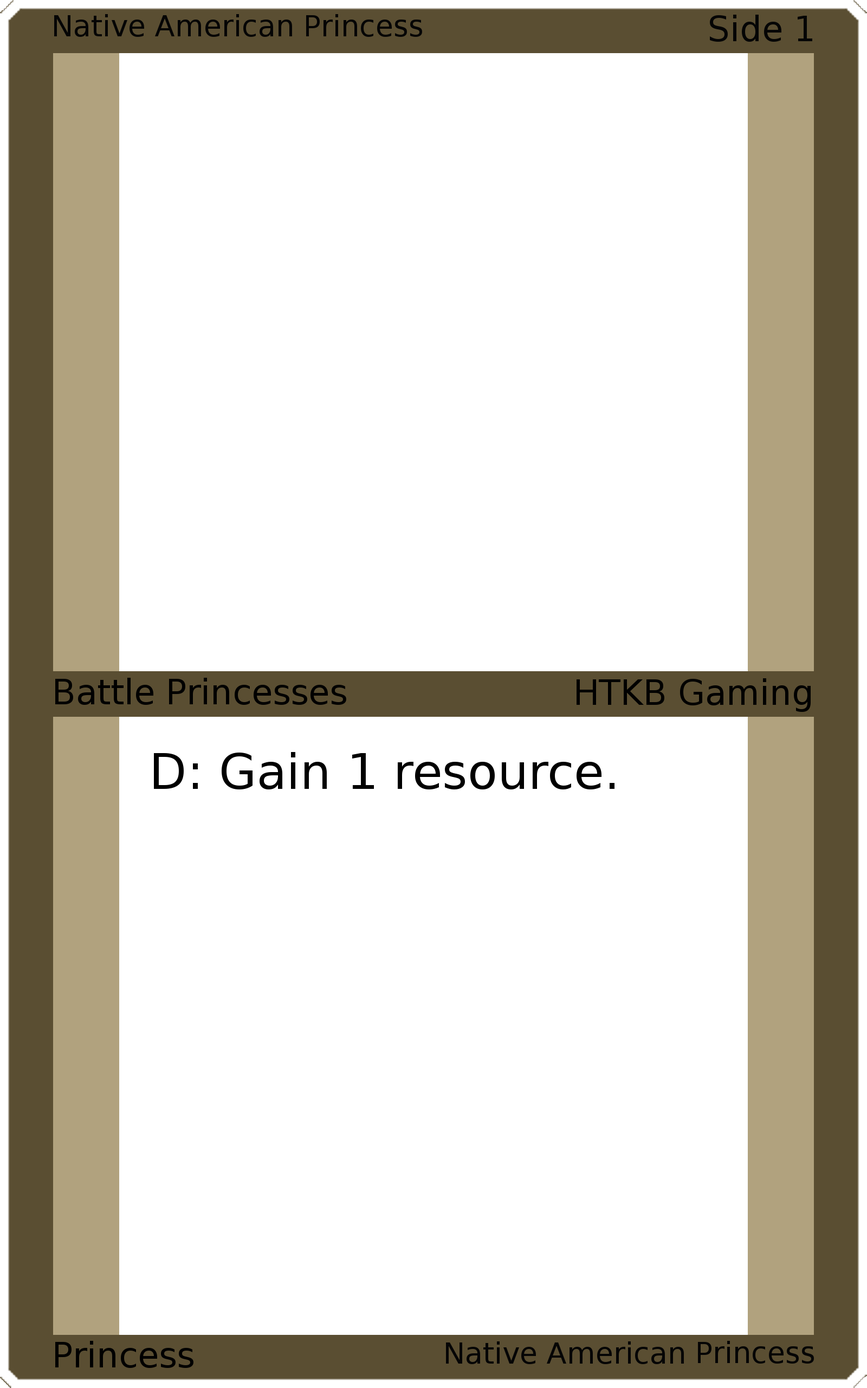
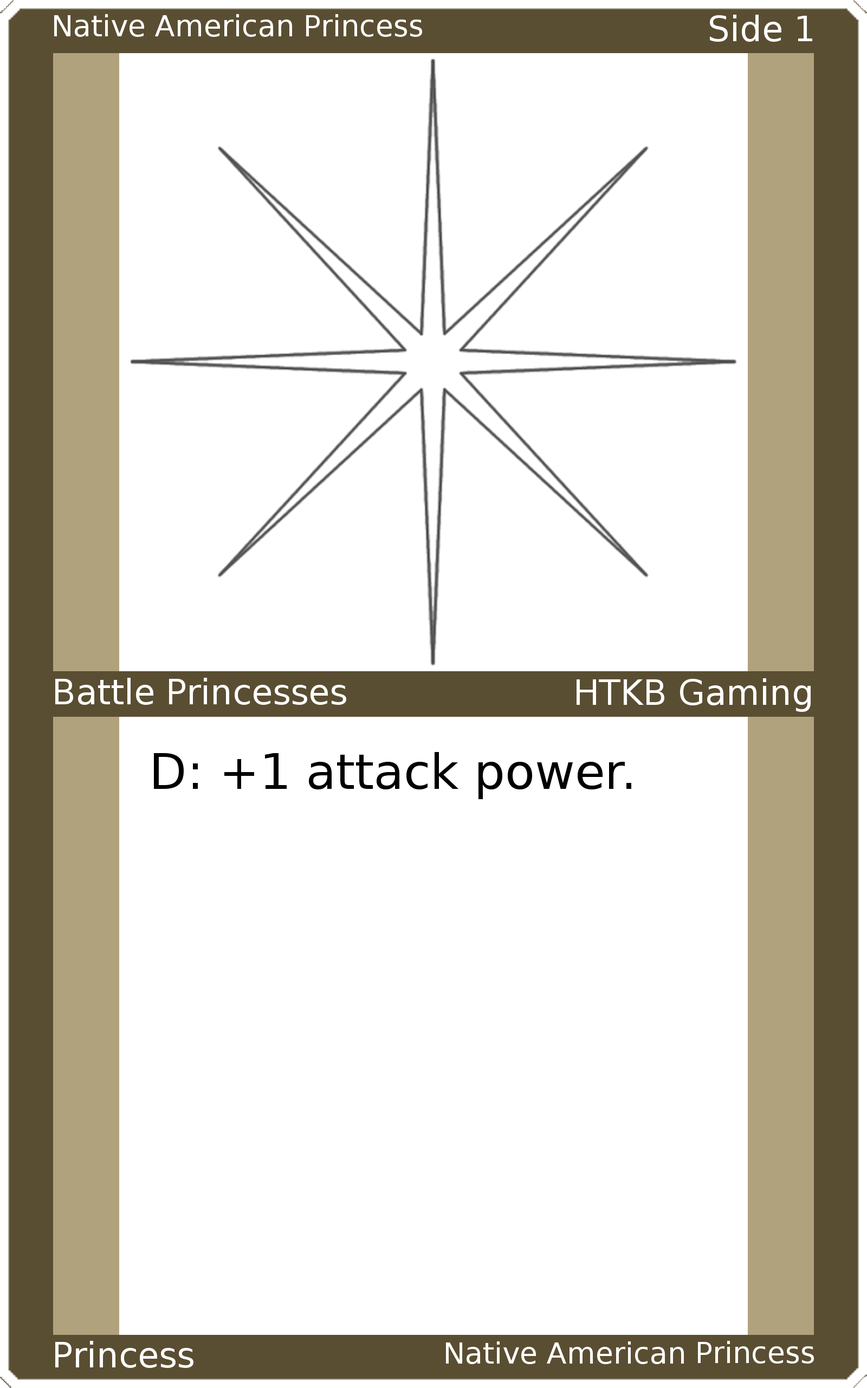
Layers edited between the first and the second 867 x 1388 image:
painted on "Upper Left" over [54, 14, 423, 37]
painted on "Upper Right" over [710, 14, 813, 42]
painted on "Mid Left" over [55, 677, 347, 705]
painted on "Mid Right" over [576, 678, 811, 712]
painted on "Card Text" over [221, 751, 632, 799]
painted on "Bottom Left" over [55, 1340, 194, 1368]
painted on "Bottom Right" over [446, 1340, 815, 1364]
added layer "Art" above "Top Background" over [129, 57, 738, 666]
